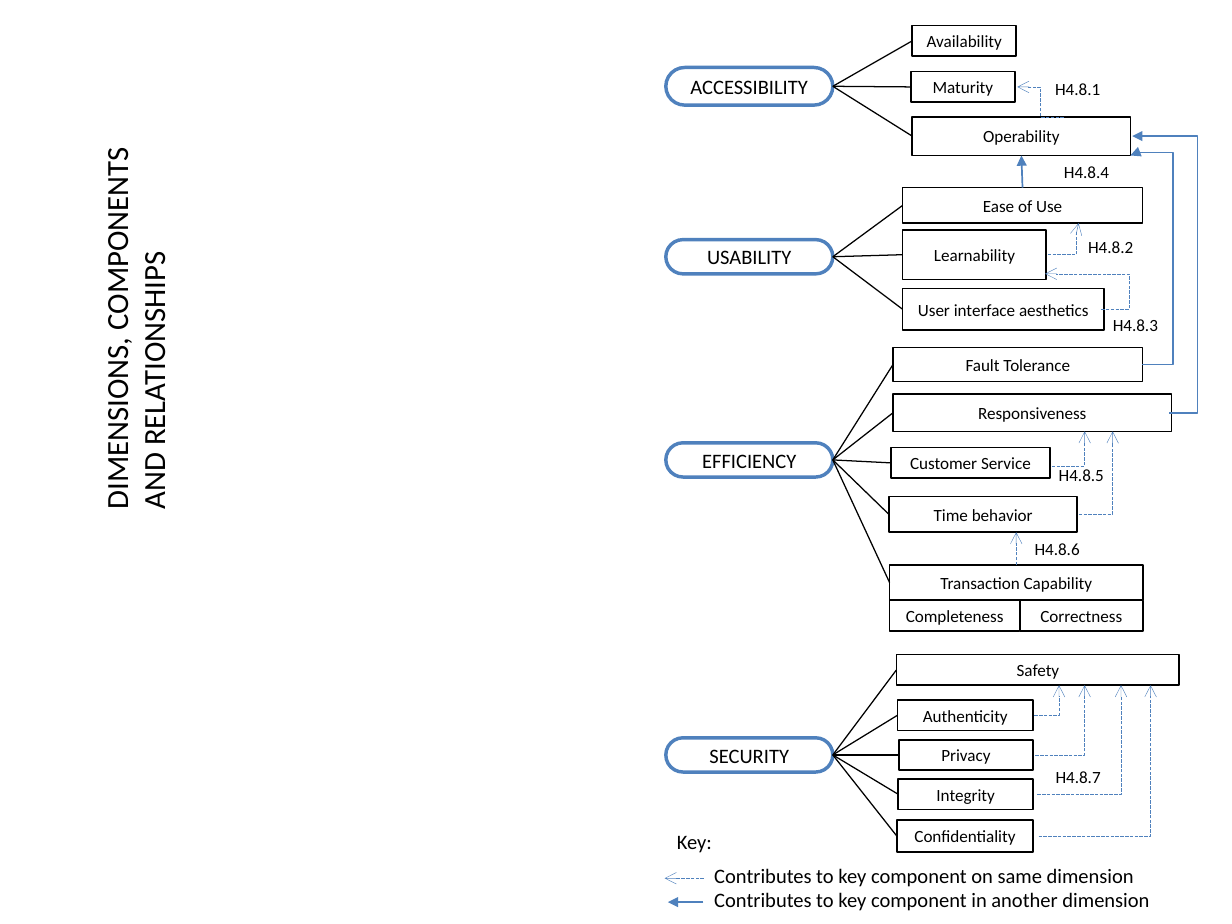
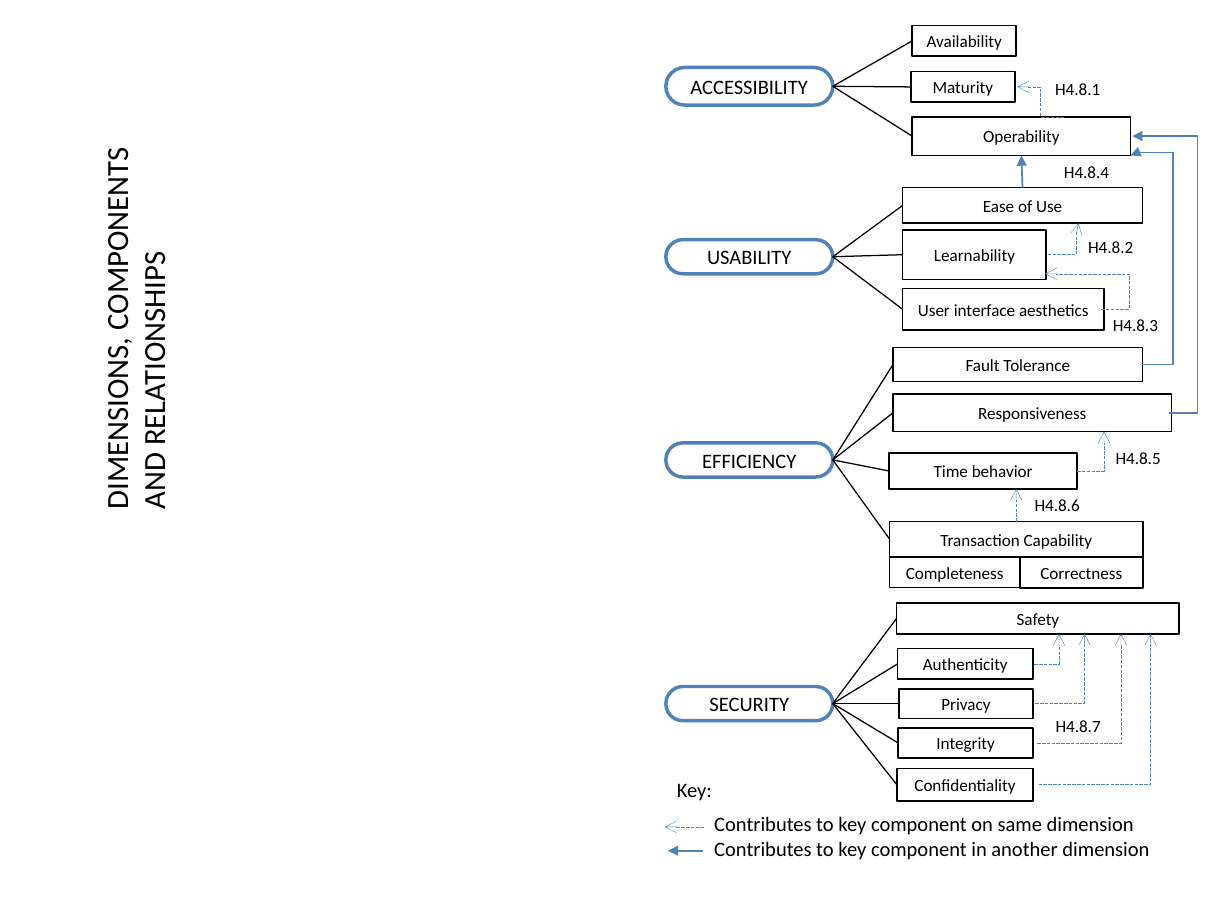
Before and after one commit to paxian/finalexam, a slide deck: slide 10 of model.pptx. Drawn at 1232x924 pixels with LibreOffice and Linux fonts; fonts in the diff are those of the drawing. Boxes give left, top, right and bottom in pixels: in the first picture for what was removed or moved away, otherwise in the second. Text is boxed around its words. In the diff, an @@ line names an element or a change of style, - is before the commit and + after.

Commit message:
Removed customer support dimensional component.

```diff
--- a/model.pptx
+++ b/model.pptx
@@ rounded rectangle removed at (891, 447, 1050, 478) @@
-Customer Service
@@ elbow arrow removed from (1052, 467) to (1084, 431) @@
@@ elbow arrow moved from (1079, 515) - (1112, 431) to (1077, 471) - (1104, 431) @@
@@ text "H4.8.5": place and size @@
-text "H4.8.5" at (1059, 469, 1104, 481)
+text "H4.8.5" at (1116, 452, 1161, 464)
@@ line moved from (890, 583) - (833, 460) to (890, 540) - (833, 460) @@
@@ line moved from (890, 515) - (833, 460) to (890, 471) - (833, 460) @@
@@ line removed from (891, 463) to (833, 460) @@
@@ 4 rounded rectangles, 1 text, 1 arrow: place and size @@
-4 rounded rectangles, 1 text, 1 arrow at (890, 496, 1143, 632)
+4 rounded rectangles, 1 text, 1 arrow at (890, 453, 1143, 588)
@@ 6 rounded rectangles, 5 lines, 4 elbow arrows, 3 texts, 2 arrows: place and size @@
-6 rounded rectangles, 5 lines, 4 elbow arrows, 3 texts, 2 arrows at (665, 654, 1180, 911)
+6 rounded rectangles, 5 lines, 4 elbow arrows, 3 texts, 2 arrows at (665, 604, 1180, 860)
```
Also in this commit, not shown: 2 other slides changed, 3 other files.
